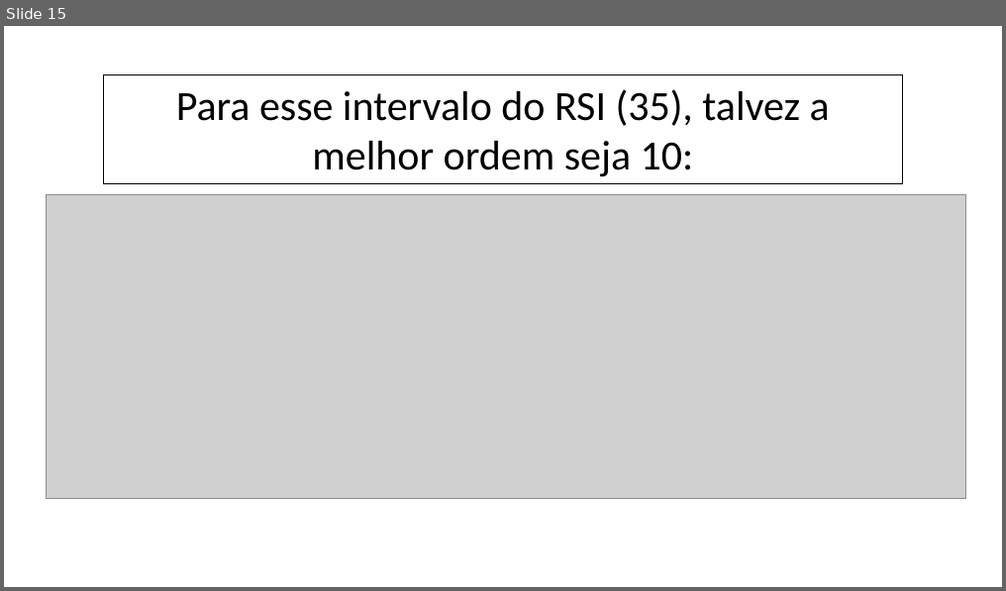
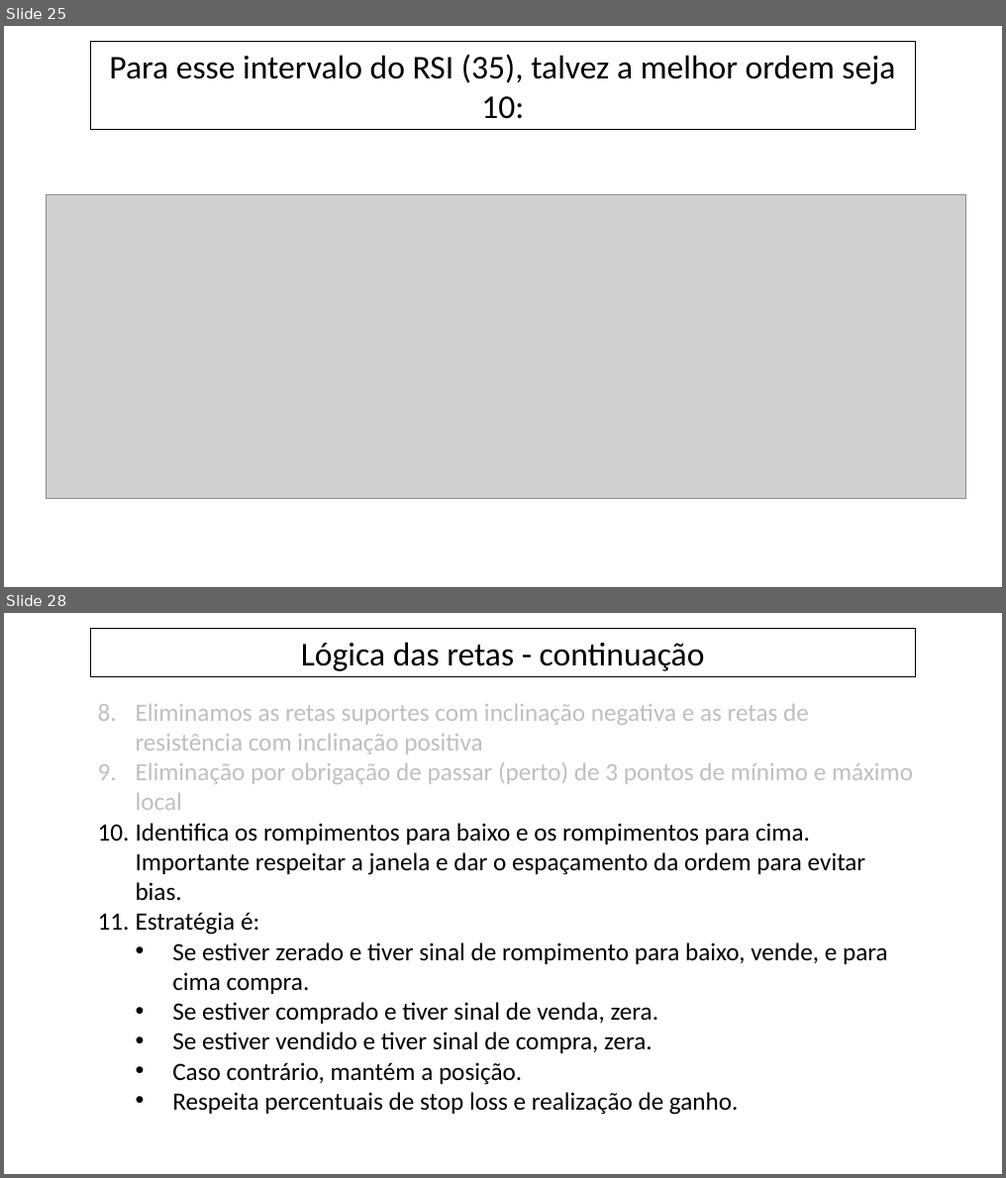
Before and after one commit to fabiomcdc/Projeto_Linhas_de_Tendencia_RSI, a slide deck: planilhas e ppts/PPT_linhas_de_tendencias.pptx. Shown one above the other, each under a label of ours: slide 15 before the commit, slides 25 and 28 after it; the slides between them are not shown. The pictures are 1006x591 and 1006x1178 pixels, drawn with LibreOffice and Linux fonts; fonts in the diff are those of the drawing; grey boxes stand for pictures. Boxes give left, top, right and bottom in pixels: in the first picture for what was removed or moved away, otherwise in the second. Text is boxed around its words. In the diff, an @@ line names an element or a change of style, - is before the commit and + after.

```diff
--- a/planilhas e ppts/PPT_linhas_de_tendencias.pptx
+++ b/planilhas e ppts/PPT_linhas_de_tendencias.pptx
@@ slide 28 added at (4, 613, 1002, 1174), background #FFFFFF @@
@@ rectangle added at (90, 629, 915, 676), outline #000000 0.75 pt, 32 pt, text #000000 @@
+Lógica das retas - continuação
@@ text added at (136, 704, 913, 1115), 24 pt, text #000000 @@
+8. Eliminamos as retas suportes com inclinação negativa e as retas de resistência com inclinação positiva
+9. Eliminação por obrigação de passar (perto) de 3 pontos de mínimo e máximo local
+10. Identifica os rompimentos para baixo e os rompimentos para cima. Importante respeitar a janela e dar o espaçamento da ordem para evitar bias.
+11. Estratégia é:
+  • Se estiver zerado e tiver sinal de rompimento para baixo, vende, e para cima compra.
+  • Se estiver comprado e tiver sinal de venda, zera.
+  • Se estiver vendido e tiver sinal de compra, zera.
+  • Caso contrário, mantém a posição.
+  • Respeita percentuais de stop loss e realização de ganho.
@@ what was slide 15 is now slide 25 @@
@@ slide 25 changed as well @@
@@ rectangle "Para esse intervalo do RSI ...": place and size @@
-rectangle "Para esse intervalo do RSI ..." at (104, 76, 902, 184)
+rectangle "Para esse intervalo do RSI ..." at (90, 42, 915, 130)
@@ rectangle "Para esse intervalo do RSI ..." at (90, 42, 915, 130): size 40 to 32 pt @@
```
Also in this commit, not shown: 14 other slides changed, 14 other slides added, 42 other files.
